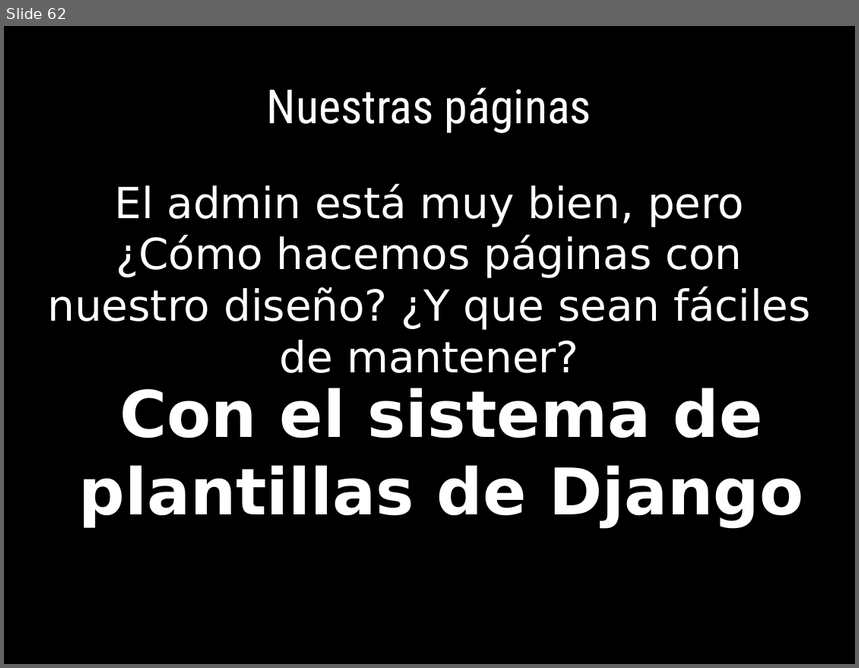
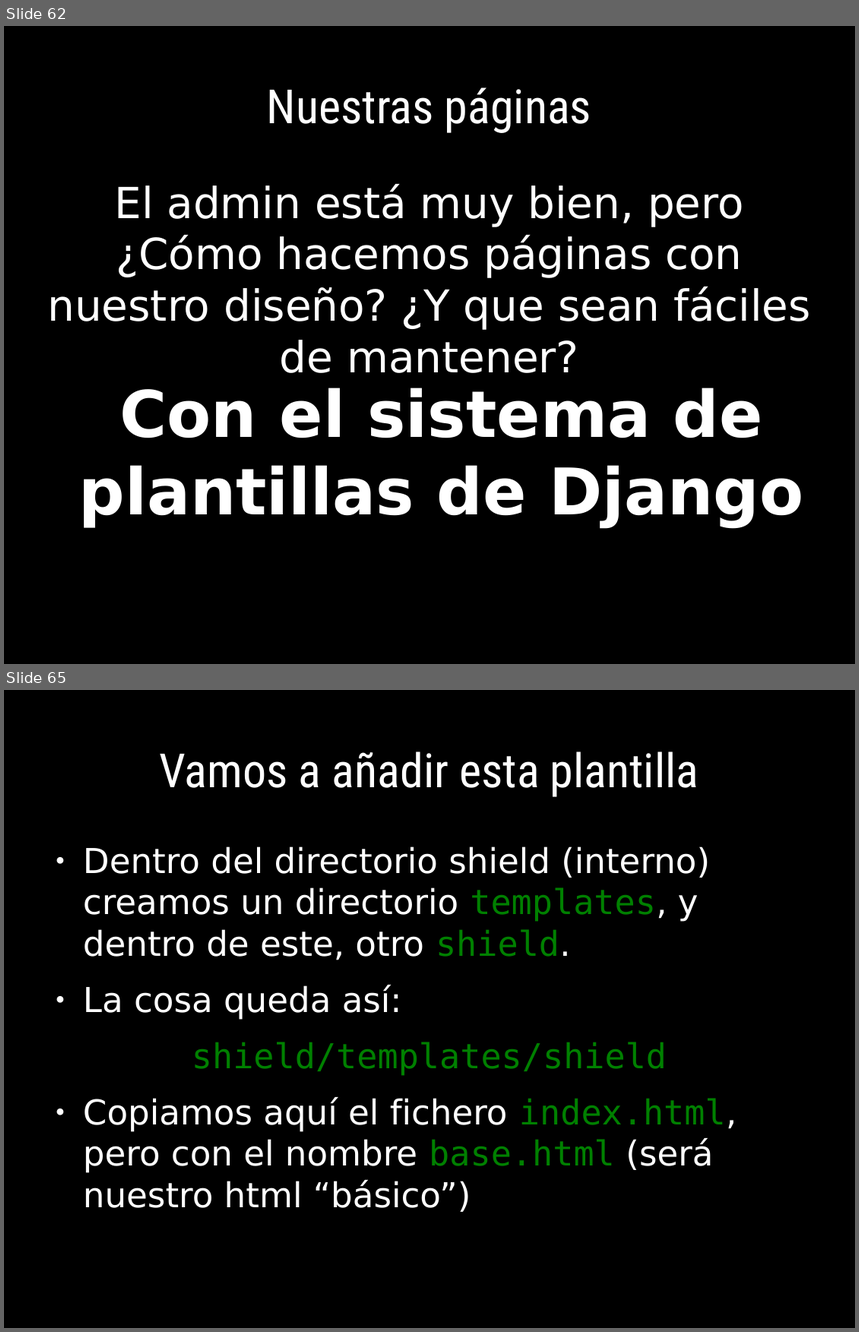
Before and after one commit to euribates/curso-django, a slide deck: presentacion/curso_django.odp. Shown one above the other, each under a label of ours: slide 62 before the commit, slides 62 and 65 after it; the slides between them are not shown. The pictures are 859x668 and 859x1332 pixels, drawn with LibreOffice and Linux fonts; fonts in the diff are those of the drawing; background and template pictures are left out. Boxes give left, top, right and bottom in pixels: in the first picture for what was removed or moved away, otherwise in the second. Text is boxed around its words. In the diff, an @@ line names an element or a change of style, - is before the commit and + after.

```diff
--- a/presentacion/curso_django.odp
+++ b/presentacion/curso_django.odp
@@ slide 65 added at [4, 690, 855, 1328], background #000000 @@
@@ title added at [159, 752, 699, 797], 44 pt, text #FFFFFF @@
+Vamos a añadir esta plantilla
@@ text added at [83, 847, 737, 1212], 32 pt, text #FFFFFF @@
+● Dentro del directorio shield (interno) creamos un directorio templates, y dentro de este, otro shield.
+● La cosa queda así:
+shield/templates/shield
+● Copiamos aquí el fichero index.html, pero con el nombre base.html (será nuestro html “básico”)
```
Also in this commit, not shown: 1 slide changed, 6 other slides added, 6 other files.
